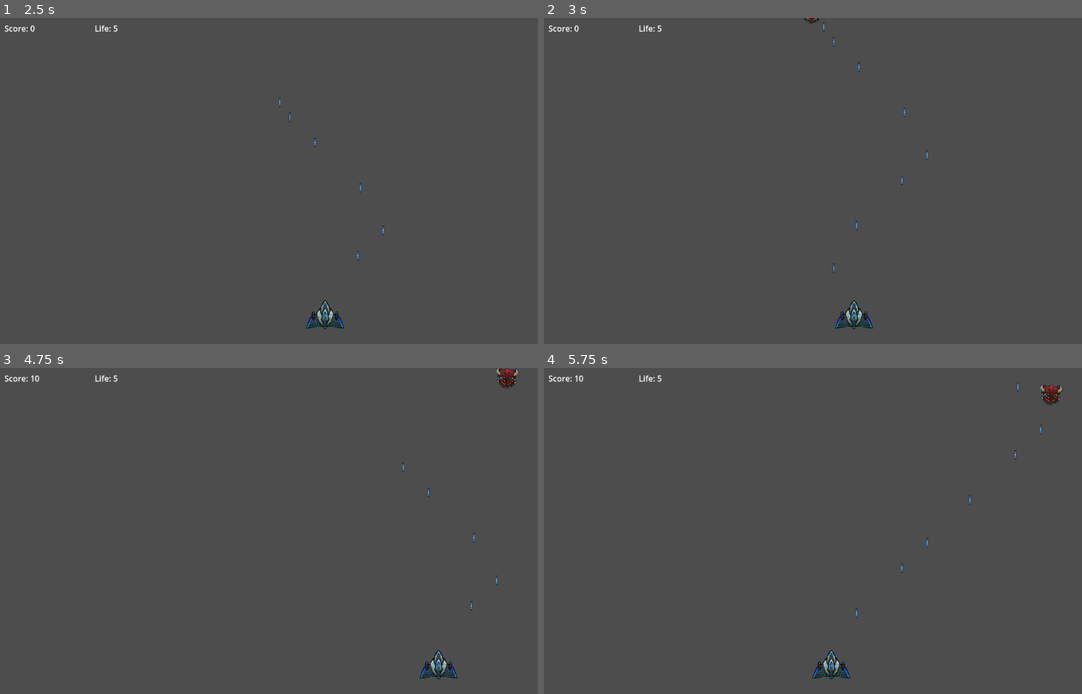
Above: before the commit, frames 1-4 (two rows, left to right).
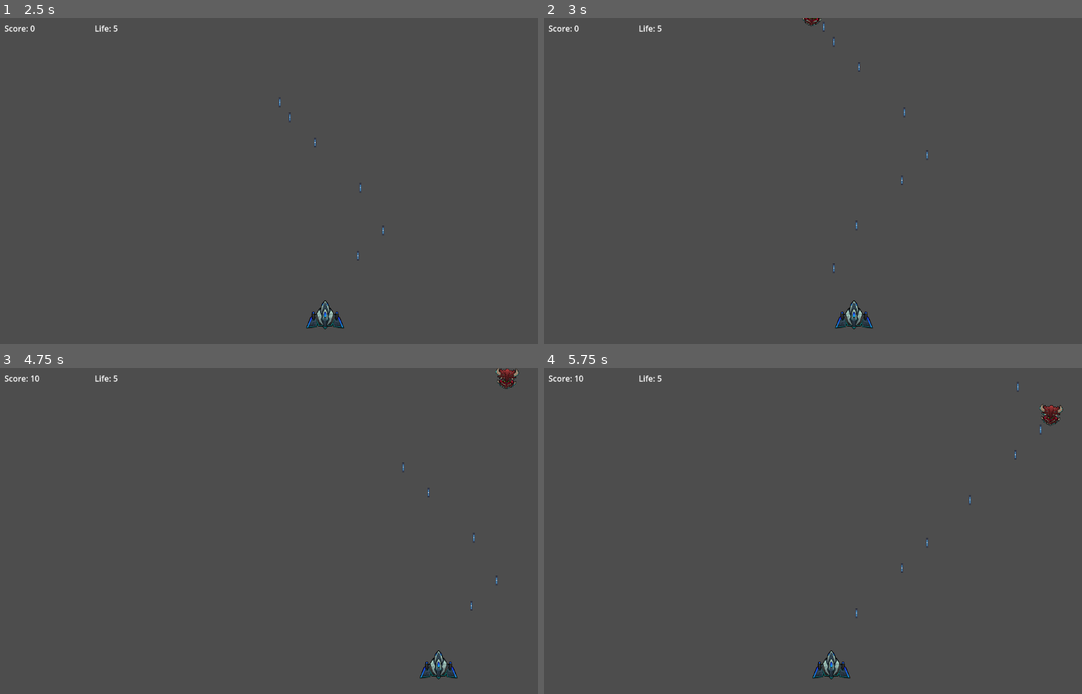
Above: after the commit, the same moments.

Repository: pengpa0012/godot-2d-platformer
Game: Godot game, scene res://Scenes/start_screen.tscn
Two runs of this game, one before a commit and one after it. Both use one fixed random seed, a clock stepped at 60 frames per second and the inputs below. The engine's default icon, where the game draws it, is replaced by a stand-in: a white triangle on a blue panel in a dark square.
Inputs (mouse positions are in pixels of both pictures, inside the frame that each line leads up to):
- Up to frame 1 (2.5 s): click "PLAY" at 0.5 s; tap Enter (ui_accept) at 1.25, 1.35, 1.52, 1.82, 2.1, 2.27 s; move the mouse to (414, 164) at 1.27 s; hold Right (ui_right) 1.28-2.03 s; move the mouse to (172, 197) at 2.02 s; hold Left (ui_left) from 2.03 s (still down)
- Up to frame 2 (3 s): tap Enter (ui_accept) at 2.57, 2.85 s; move the mouse to (888, 109) at 2.77 s; release Left (ui_left) at 2.78 s; hold Right (ui_right) from 2.78 s (still down)
- Up to frame 3 (4.75 s): move the mouse to (258, 596) at 3.52 s; tap Enter (ui_accept) at 3.6, 3.77, 4.07, 4.35, 4.52 s; move the mouse to (462, 579) at 4.27 s; release Right (ui_right) at 4.28 s; hold Left (ui_left) from 4.28 s (still down)
- Up to frame 4 (5.75 s): keep holding Left (ui_left); tap Enter (ui_accept) at 4.82, 5.1, 5.27, 5.57 s; move the mouse to (656, 482) at 5.02 s

Frame 1 is identical in both runs. In frame 2, less than 0.1% of the frame differs, in the area x 47-52%, y 0-3%; in frame 3, less than 0.1%; in frame 4, 0.4%, in the area x 92-97%, y 4-18%.

Commit message:
update enemy speed

Diff:
--- a/Script/EnemiesGenerator.gd
+++ b/Script/EnemiesGenerator.gd
@@ -2,6 +2,13 @@
 
 const enemy_scene = preload("res://Scenes/enemy.tscn")
 
+func _process(delta):
+	if Global.score >= 100:
+		$Timer.wait_time = 1.0
+	if Global.score >= 150:
+		$Timer.wait_time = 0.5
+	if Global.score >= 200:
+		$Timer.wait_time = 0.25
 
 func spawn_enemy():
 	var enemy = enemy_scene.instantiate()
--- a/Script/enemy.gd
+++ b/Script/enemy.gd
@@ -1,13 +1,12 @@
 extends CharacterBody2D
 
 
-const SPEED = 50
+const SPEED = 100
 
 # Get the gravity from the project settings to be synced with RigidBody nodes.
 var gravity = ProjectSettings.get_setting("physics/2d/default_gravity")
 
-
 func _physics_process(delta):
-	velocity.y += SPEED * delta
+	velocity.y += (SPEED + Global.score) * delta
 
 	move_and_slide()
--- a/Script/player.gd
+++ b/Script/player.gd
@@ -4,8 +4,12 @@
 const SPEED = 300.0
 @onready var screen
 const bullet_scene = preload("res://Scenes/bullet.tscn")
+@onready var _pivot = $Gun/Marker2D
 
 func _physics_process(delta):
+
+	var mouse_position = get_global_mouse_position()
+	_pivot.look_at(mouse_position)
 
 	if !get_node("Ouch").playing:
 		if Global.life == 0:
@@ -37,4 +41,5 @@
 	get_parent().add_child(bullet)
 
 	bullet.position = $Gun/Marker2D.global_position
-#	bullet.velocity = get_global_mouse_position() - bullet.position\
+	bullet.velocity = (get_global_mouse_position() - bullet.position).normalized()
+	print(bullet.velocity)
